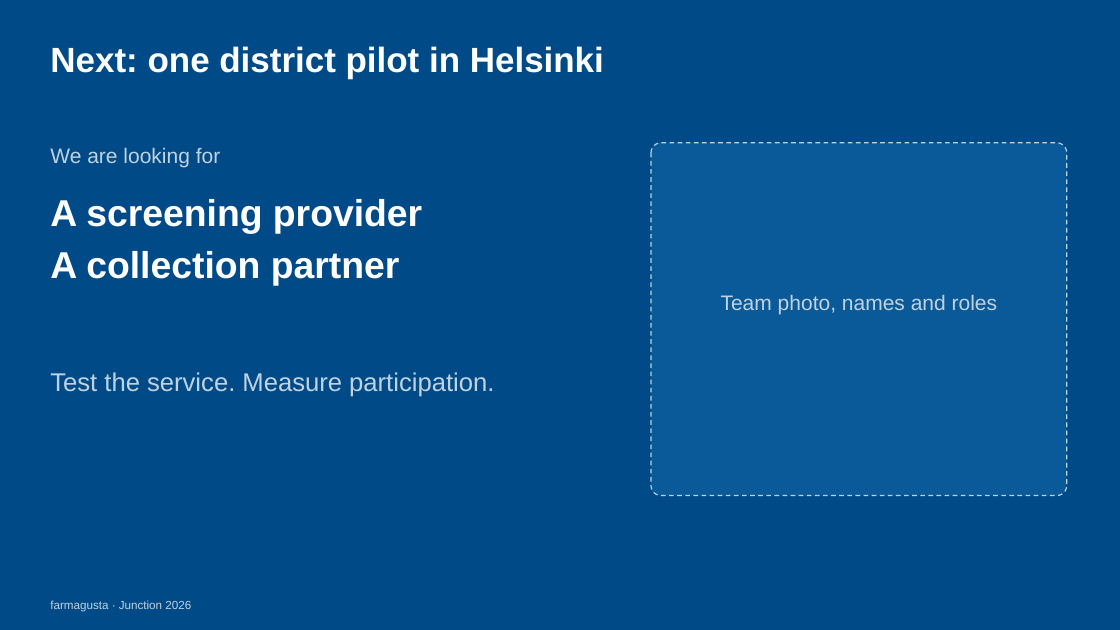
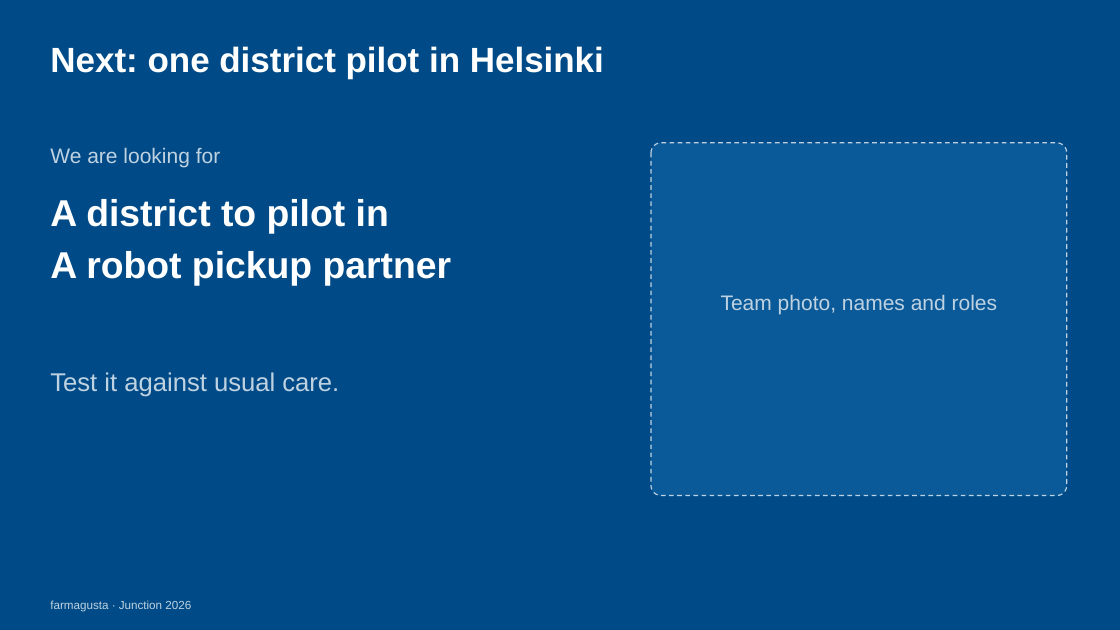
Before and after one commit to rromppanen/junction26, a slide deck: slide 10 of docs/pitch/farmagusta-screening-attendance.pptx (slide 12 before the commit). Drawn at 1120x630 pixels with LibreOffice and Linux fonts; fonts in the diff are those of the drawing. Boxes give left, top, right and bottom in pixels: in the first picture for what was removed or moved away, otherwise in the second. Text is boxed around its words. In the diff, an @@ line names an element or a change of style, - is before the commit and + after.

```diff
--- a/docs/pitch/farmagusta-screening-attendance.pptx
+++ b/docs/pitch/farmagusta-screening-attendance.pptx
@@ text at bbox=[50, 199, 452, 285]: text changed @@
-A screening provider
-A collection partner
+A district to pilot in
+A robot pickup partner
@@ text at bbox=[50, 372, 339, 397]: text changed @@
-Test the service. Measure participation.
+Test it against usual care.
```
Also in this commit, not shown: 9 other slides changed.
